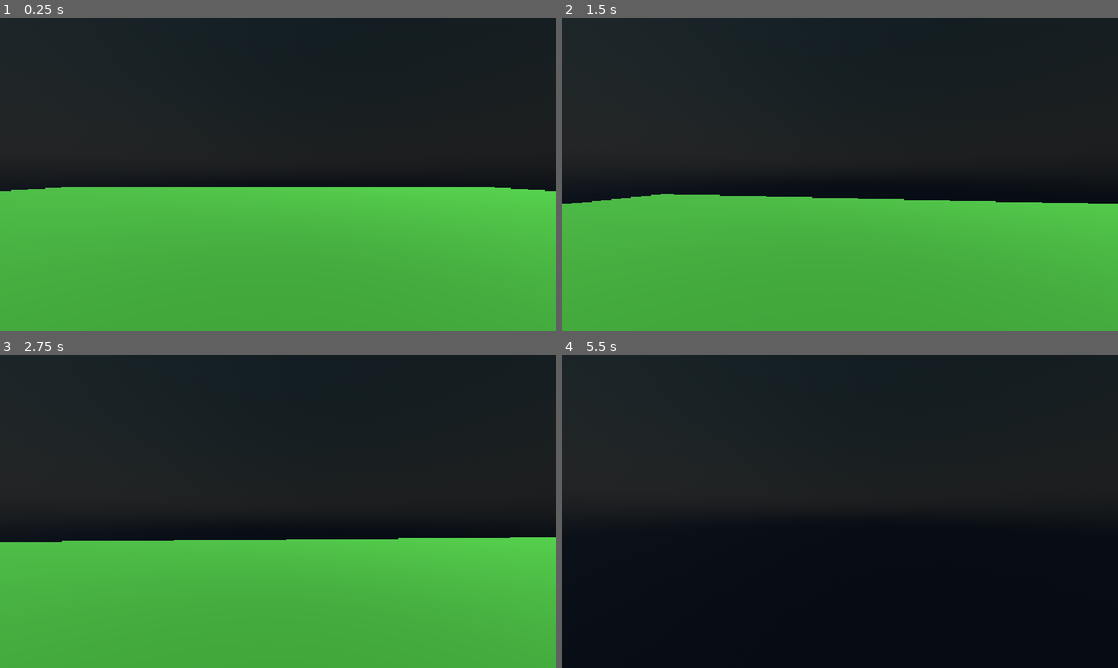
Above: before the commit, frames 1-4 (two rows, left to right).
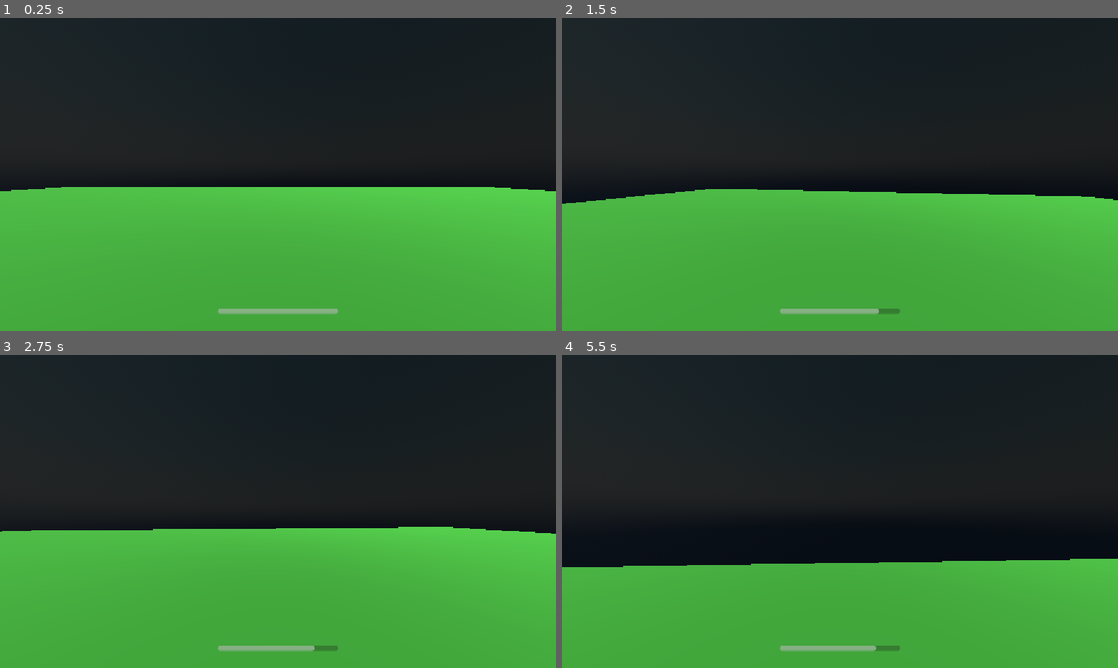
Above: after the commit, the same moments.

Repository: Chebrbober/FPS-Shooter
Game: Godot game, scene res://scenes/map/game_root.tscn
Same seed, same stepped clock (60 frames per second), same inputs: the game is played once before the commit and once after it.
Inputs (mouse positions are in pixels of both pictures, inside the frame that each line leads up to):
- Up to frame 1 (0.25 s): no input
- Up to frame 2 (1.5 s): tap Enter at 0.5 s; move the mouse to (867, 174) at 0.52 s; hold Shift (sprint, bound only after the commit) 0.53-1.28 s; hold W (move_forward) from 0.53 s (still down); tap Space (jump) at 0.77 s; move the mouse to (812, 174) at 1.27 s; tap Shift (sprint, bound only after the commit) at 1.35 s
- Up to frame 3 (2.75 s): keep holding W (move_forward); tap Space (jump) at 1.52 s; move the mouse to (289, 505) at 2.02 s; hold Shift (sprint, bound only after the commit) from 2.03 s (still down)
- Up to frame 4 (5.5 s): keep holding W (move_forward); move the mouse to (834, 517) at 2.77 s; release Shift (sprint, bound only after the commit) at 2.78 s; tap Shift (sprint, bound only after the commit) at 2.85, 4.35 s; tap Space (jump) at 3.02, 3.77, 4.52 s; move the mouse to (878, 514) at 3.52 s; hold Shift (sprint, bound only after the commit) 3.53-4.28 s; move the mouse to (795, 508) at 4.27 s; move the mouse to (845, 511) at 5.02 s; hold Shift (sprint, bound only after the commit) from 5.03 s (still down)

The runs differ from the first frame. In frame 1, 0.4% of the frame differs, in the area x 39-61%, y 92-95%; in frame 2, 2.1%; in frame 3, 3.7%; in frame 4, 34%, in the area x 0-100%, y 65-100%.

Commit message:
add sprint and some hud for sprint

Diff:
--- a/project.godot
+++ b/project.godot
@@ -56,6 +56,11 @@
 "events": [Object(InputEventMouseButton,"resource_local_to_scene":false,"resource_name":"","device":-1,"window_id":0,"a …(253 unchanged characters)…
 ]
 }
+sprint={
+"deadzone": 0.2,
+"events": [Object(InputEventKey,"resource_local_to_scene":false,"resource_name":"","device":-1,"window_id":0,"alt_pressed":false,"shift_pressed":false,"ctrl_pressed":false,"meta_pressed":false,"pressed":false,"keycode":0,"physical_keycode":4194325,"key_label":0,"unicode":0,"location":0,"echo":false,"script":null)
+]
+}
 
 [physics]
 
--- /dev/null
+++ b/scenes/player/phud.gd
@@ -0,0 +1,6 @@
+extends CanvasLayer
+
+@onready var stamina_bar: ProgressBar = $UI/StaminaBar
+
+func update_stamina(current: float) -> void:
+	stamina_bar.value = current
--- /dev/null
+++ b/scenes/player/phud.tscn
@@ -0,0 +1,32 @@
+[gd_scene format=3 uid="uid://bmkq6qfei3wtm"]
+
+[ext_resource type="Script" uid="uid://ciaip3ftc823" path="res://scenes/player/phud.gd" id="1_iv60a"]
+
+[node name="PHUD" type="CanvasLayer" unique_id=658652206]
+script = ExtResource("1_iv60a")
+
+[node name="UI" type="Control" parent="." unique_id=1243522602]
+layout_mode = 3
+anchors_preset = 15
+anchor_right = 1.0
+anchor_bottom = 1.0
+grow_horizontal = 2
+grow_vertical = 2
+mouse_filter = 1
+
+[node name="StaminaBar" type="ProgressBar" parent="UI" unique_id=1831318574]
+layout_mode = 1
+anchors_preset = -1
+anchor_left = 0.5
+anchor_top = 0.95
+anchor_right = 0.5
+anchor_bottom = 0.95
+offset_left = -125.0
+offset_top = -13.5
+offset_right = 125.0
+offset_bottom = -3.5
+grow_horizontal = 2
+grow_vertical = 2
+step = 0.5
+value = 100.0
+show_percentage = false
--- a/scenes/player/player.gd
+++ b/scenes/player/player.gd
@@ -1,19 +1,25 @@
 extends CharacterBody3D
 
 @export_group("Movement")
-@export var speed: float = 5.0
+@export var speed: float = 3.0
 @export var acceleration: float = 25.0
 @export var jump_velocity: float = 5.0
-@export var gravity = 9.8
+@export var gravity: float = 9.8
+@export_range(0,100) var stamina: float = 100
+@export var stamina_cost: float = 25
+
+signal stamina_changed(current: float)
 
 @export_group("Camera")
+@onready var camera: Camera3D = $Camera3D
 @export var sensitivity: float = 0.003
 @export var camera_min_pitch: float = -75.0
 @export var camera_max_pitch: float = 75.0
+@export_range(1, 179) var sprint_FOV: float = 100
+@export_range(1, 179) var normal_FOV: float = 75
 
-@onready var camera: Camera3D = $Camera3D
-
-@export_subgroup("Camera Presets")
+var tween: Tween
+var is_moving: bool = false
 
 func _ready() -> void:
 	Input.mouse_mode = Input.MOUSE_MODE_CAPTURED
@@ -31,6 +37,7 @@
 
 func move(delta: float) -> void:
 	var input_dir: Vector2 = Input.get_vector("move_left", "move_right", "move_forward", "move_back")
+	is_moving = input_dir != Vector2.ZERO
 	var direction: Vector3 = (transform.basis * Vector3(input_dir.x, 0, input_dir.y)).normalized()
 
 	if direction:
@@ -40,6 +47,8 @@
 		velocity.x = move_toward(velocity.x, 0.0, acceleration * delta)
 		velocity.z = move_toward(velocity.z, 0.0, acceleration * delta)
 
+	stamina = clamp(stamina, 0.0, 100.0)
+	stamina_changed.emit(stamina)
 
 func _unhandled_input(event: InputEvent) -> void:
 	if event is InputEventMouseMotion and Input.mouse_mode == Input.MOUSE_MODE_CAPTURED:
@@ -50,3 +59,10 @@
 			deg_to_rad(camera_min_pitch),
 			deg_to_rad(camera_max_pitch)
 		)
+
+func tween_fov(target_fov: float) -> void:
+	if not camera: return
+	if tween: tween.kill()
+	tween = create_tween()
+	tween.tween_property(camera, "fov", target_fov, 0.75).set_trans(Tween.TRANS_SINE).set_ease(Tween.EASE_OUT)
+	print("changed_fov")
--- a/scenes/player/player.tscn
+++ b/scenes/player/player.tscn
@@ -1,6 +1,12 @@
 [gd_scene format=3 uid="uid://dmyq47vaxitgy"]
 
 [ext_resource type="Script" uid="uid://dwcfirtbk14le" path="res://scenes/player/player.gd" id="1_8afob"]
+[ext_resource type="PackedScene" uid="uid://bmkq6qfei3wtm" path="res://scenes/player/phud.tscn" id="2_dovo2"]
+[ext_resource type="Script" uid="uid://bipw66a8b8crn" path="res://scenes/player/state_machine/state_machine.gd" id="3_0owmy"]
+[ext_resource type="Script" uid="uid://5vrtdpicmjkw" path="res://scenes/player/state_machine/idle_state.gd" id="4_qek5x"]
+[ext_resource type="Script" uid="uid://b8n7w7dw8t313" path="res://scenes/player/state_machine/walk_state.gd" id="5_5gtgg"]
+[ext_resource type="Script" uid="uid://8l2kybm5acmg" path="res://scenes/player/state_machine/sprint_state.gd" id="6_h17s1"]
+[ext_resource type="Script" uid="uid://k1e7x2clb3d0" path="res://scenes/player/state_machine/exhausted_state.gd" id="7_je7p5"]
 
 [sub_resource type="CapsuleMesh" id="CapsuleMesh_jo5lq"]
 
@@ -9,11 +15,36 @@
 [node name="Player" type="CharacterBody3D" unique_id=29801732]
 script = ExtResource("1_8afob")
 
+[node name="Camera3D" type="Camera3D" parent="." unique_id=1473436853]
+transform = Transform3D(1, 0, 0, 0, 1, 0, 0, 0, 1, 0, 0.5, 0)
+
 [node name="MeshInstance3D" type="MeshInstance3D" parent="." unique_id=79973648]
 mesh = SubResource("CapsuleMesh_jo5lq")
 
 [node name="CollisionShape3D" type="CollisionShape3D" parent="." unique_id=1215930199]
 shape = SubResource("CapsuleShape3D_jo5lq")
 
-[node name="Camera3D" type="Camera3D" parent="." unique_id=1473436853]
-transform = Transform3D(1, 0, 0, 0, 1, 0, 0, 0, 1, 0, 0.5, 0)
+[node name="PHUD" parent="." unique_id=658652206 instance=ExtResource("2_dovo2")]
+
+[node name="StateMachine" type="Node" parent="." unique_id=2111180397 node_paths=PackedStringArray("initial_state")]
+script = ExtResource("3_0owmy")
+initial_state = NodePath("Idle")
+metadata/_custom_type_script = "uid://bipw66a8b8crn"
+
+[node name="Idle" type="Node" parent="StateMachine" unique_id=1237711642]
+script = ExtResource("4_qek5x")
+metadata/_custom_type_script = "uid://5vrtdpicmjkw"
+
+[node name="Walk" type="Node" parent="StateMachine" unique_id=1608677296]
+script = ExtResource("5_5gtgg")
+metadata/_custom_type_script = "uid://b8n7w7dw8t313"
+
+[node name="Sprint" type="Node" parent="StateMachine" unique_id=1766589348]
+script = ExtResource("6_h17s1")
+metadata/_custom_type_script = "uid://8l2kybm5acmg"
+
+[node name="Exhausted" type="Node" parent="StateMachine" unique_id=1740153503]
+script = ExtResource("7_je7p5")
+metadata/_custom_type_script = "uid://k1e7x2clb3d0"
+
+[connection signal="stamina_changed" from="." to="PHUD" method="update_stamina"]
--- /dev/null
+++ b/scenes/player/state_machine/exhausted_state.gd
@@ -0,0 +1,11 @@
+class_name Exhausted extends State
+
+func enter() -> void:
+	actor.tween_fov(actor.normal_FOV)
+	actor.speed = 3.0
+
+func physics_update(delta: float) -> void:
+	actor.stamina += actor.stamina_cost * delta
+
+	if actor.stamina >= 50.0:
+		state_machine.transition_to("Walk" if actor.is_moving else "Idle")
--- /dev/null
+++ b/scenes/player/state_machine/idle_state.gd
@@ -0,0 +1,10 @@
+class_name Idle extends State
+
+func enter() -> void:
+	actor.tween_fov(actor.normal_FOV)
+
+func physics_update(delta: float) -> void:
+	actor.stamina += actor.stamina_cost * delta
+
+	if actor.is_moving:
+		state_machine.transition_to("Sprint" if Input.is_action_pressed("sprint") and actor.stamina >= 50.0 else "Walk")
--- /dev/null
+++ b/scenes/player/state_machine/sprint_state.gd
@@ -0,0 +1,19 @@
+class_name Sprint extends State
+
+@export var sprint_speed: float = 5.0
+
+func enter() -> void:
+	actor.tween_fov(actor.sprint_FOV)
+
+func exit() -> void:
+	actor.tween_fov(actor.normal_FOV)
+
+func physics_update(delta: float) -> void:
+	actor.speed = sprint_speed
+	actor.stamina -= actor.stamina_cost * delta
+
+	if actor.stamina <= 0.0:
+		actor.stamina = 0
+		state_machine.transition_to("Exhausted")
+	elif not Input.is_action_pressed("sprint") or not actor.is_moving:
+		state_machine.transition_to("Walk" if actor.is_moving else "Idle")
--- /dev/null
+++ b/scenes/player/state_machine/state.gd
@@ -0,0 +1,16 @@
+class_name State extends Node
+
+var actor: CharacterBody3D
+var state_machine: StateMachine
+
+func enter() -> void:
+	pass
+
+func exit() -> void:
+	pass
+
+func update(_delta: float) -> void:
+	pass
+
+func physics_update(_delta: float) -> void:
+	pass
--- /dev/null
+++ b/scenes/player/state_machine/state_machine.gd
@@ -0,0 +1,34 @@
+class_name StateMachine extends Node
+
+@export var initial_state: State
+
+var current_state: State
+var states: Dictionary = {}
+
+func _ready() -> void:
+	for child in get_children():
+		if child is State:
+			states[child.name.to_lower()] = child
+			child.state_machine = self
+			child.actor = get_parent()
+
+	if initial_state:
+		current_state = initial_state
+		current_state.enter()
+
+func _physics_process(delta: float) -> void:
+	if current_state:
+		current_state.physics_update(delta)
+
+func transition_to(target_state_name: String) -> void:
+	var target_state = states.get(target_state_name.to_lower())
+	if not target_state:
+		print("didn't found target state:", target_state, "by it's name:", target_state_name)
+		return
+
+	if current_state:
+		current_state.exit()
+
+	current_state = target_state
+	current_state.enter()
+	print("changed state", current_state)
--- /dev/null
+++ b/scenes/player/state_machine/walk_state.gd
@@ -0,0 +1,15 @@
+class_name Walk extends State
+
+@export var walk_speed: float = 3.0
+
+func enter() -> void:
+	actor.tween_fov(actor.normal_FOV)
+
+func physics_update(delta: float) -> void:
+	actor.speed = walk_speed
+	actor.stamina += actor.stamina_cost * delta
+
+	if not actor.is_moving:
+		state_machine.transition_to("Idle")
+	if Input.is_action_pressed("sprint") and actor.stamina >= 50.0:
+		state_machine.transition_to("Sprint")
Not shown, added: scenes/player/phud.gd.uid
Not shown, added: scenes/player/state_machine/exhausted_state.gd.uid
Not shown, added: scenes/player/state_machine/idle_state.gd.uid
Not shown, added: scenes/player/state_machine/sprint_state.gd.uid
Not shown, added: scenes/player/state_machine/state.gd.uid
Not shown, added: scenes/player/state_machine/state_machine.gd.uid
Not shown, added: scenes/player/state_machine/walk_state.gd.uid
